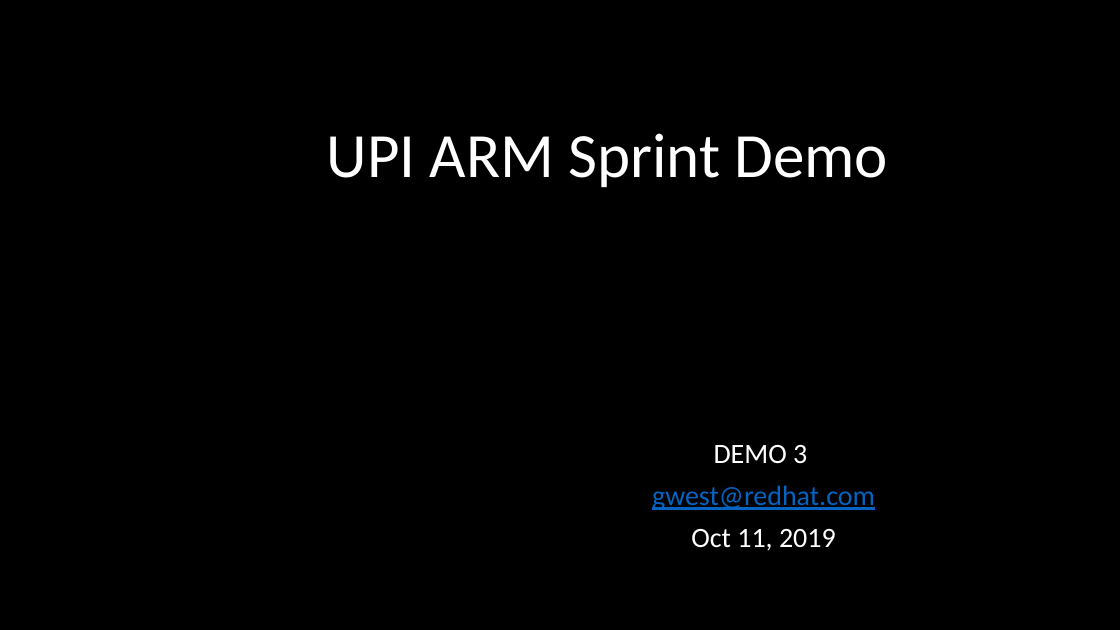
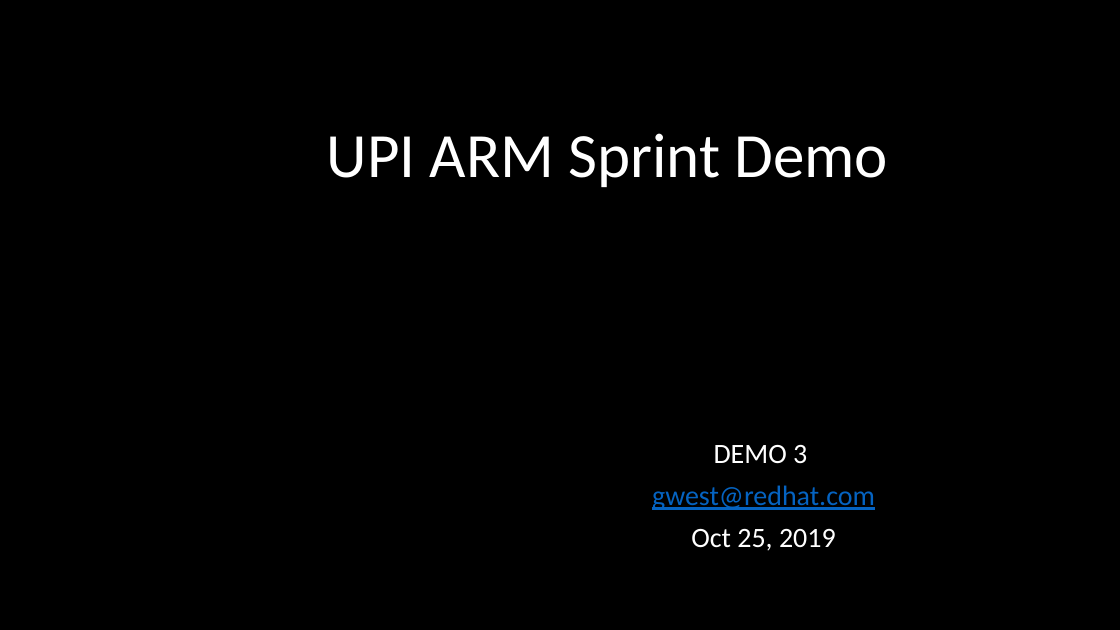
Before and after one commit to glennswest/ocpupi4azure, a slide deck: slide 1 of doc/azocpupidemo3.pptx. Drawn at 1120x630 pixels with LibreOffice and Linux fonts; fonts in the diff are those of the drawing; background and template pictures are left out. Boxes give left, top, right and bottom in pixels: in the first picture for what was removed or moved away, otherwise in the second. Text is boxed around its words. In the diff, an @@ line names an element or a change of style, - is before the commit and + after.

Commit message:
Add demo3

```diff
--- a/doc/azocpupidemo3.pptx
+++ b/doc/azocpupidemo3.pptx
@@ subtitle at (x1=691, y1=529, x2=836, y2=551): text changed @@
-Oct 11, 2019
+Oct 25, 2019
```
Also in this commit, not shown: 4 other slides changed, 26 slides added, 1 slide removed, 2 other files.
